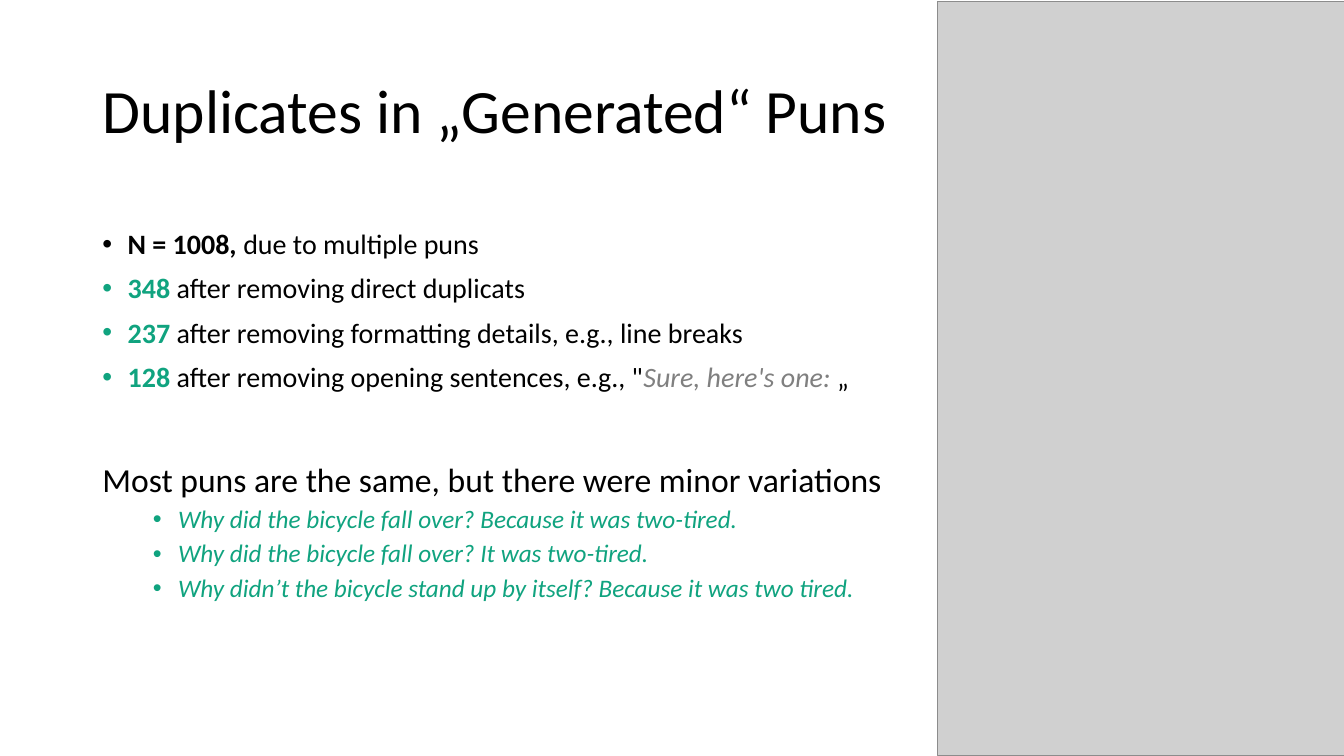
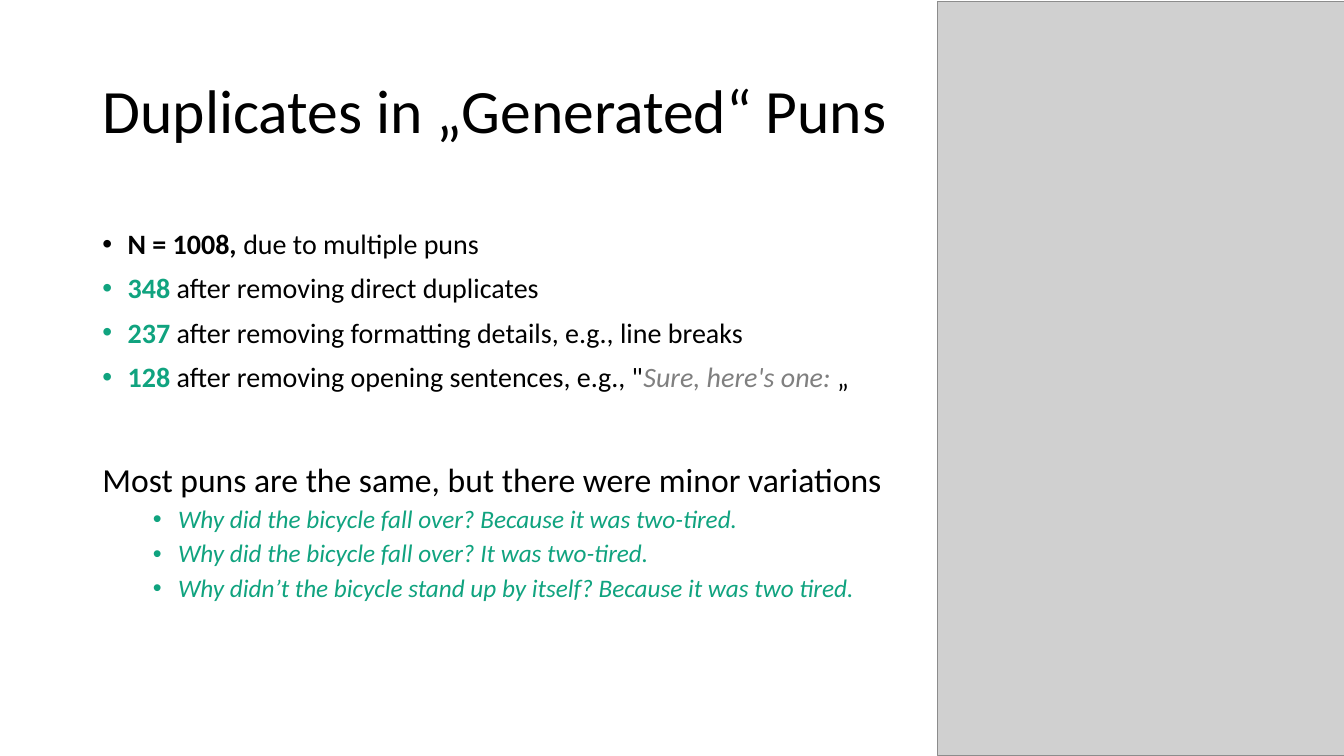
Before and after one commit to sciphie/JokeGPT, a slide deck: slide 6 of ChatGPT is fun –.pptm (slide 7 before the commit). Drawn at 1344x756 pixels with LibreOffice and Linux fonts; fonts in the diff are those of the drawing; grey boxes stand for pictures. Boxes give left, top, right and bottom in pixels: in the first picture for what was removed or moved away, otherwise in the second. Text is boxed around its words. In the diff, an @@ line names an element or a change of style, - is before the commit and + after.

```diff
--- a/ChatGPT is fun –.pptm
+++ b/ChatGPT is fun –.pptm
@@ text at box(128, 278, 539, 303): text changed @@
-• 348 after removing direct duplicats
+• 348 after removing direct duplicates
```
Also in this commit, not shown: 14 other slides changed, 1 slide added, 2 slides removed, 21 other files.
